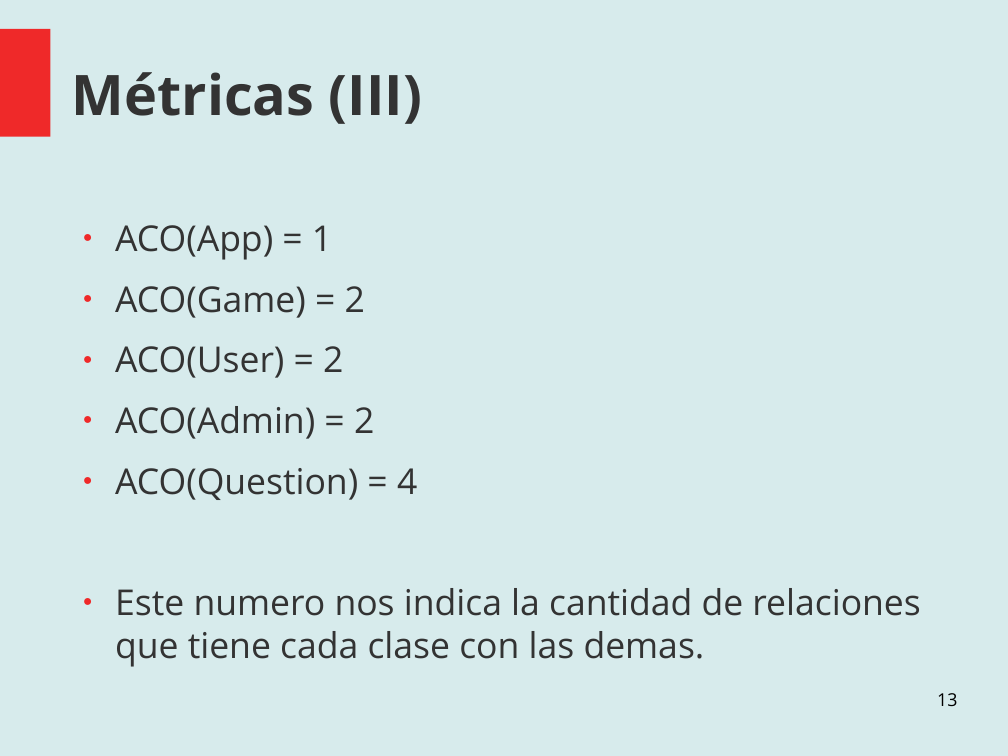
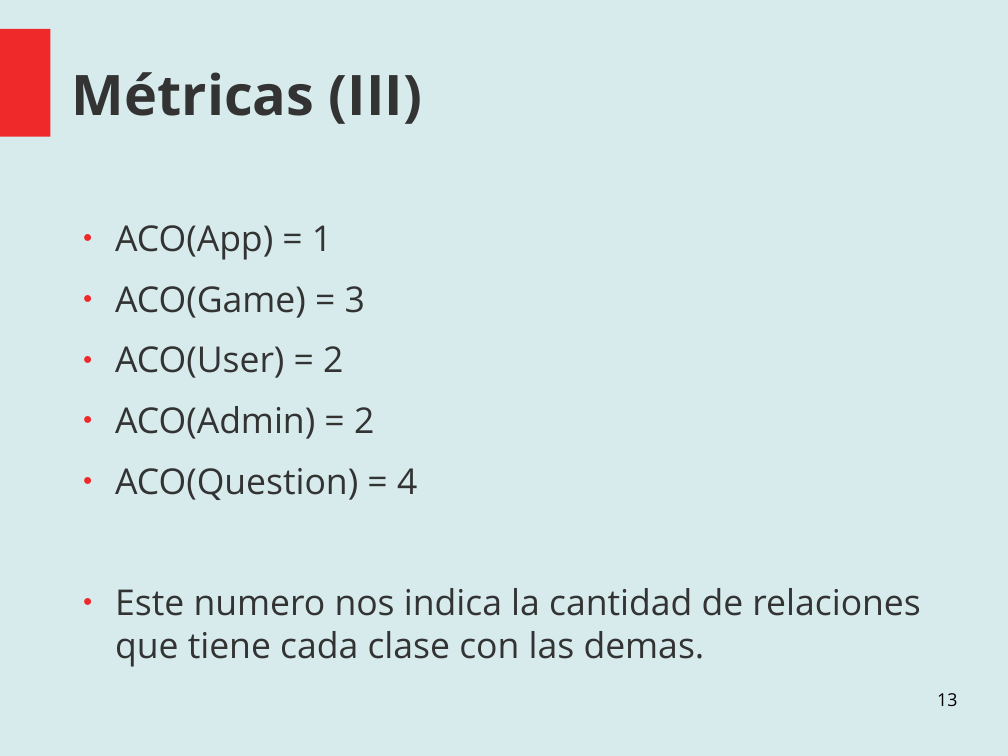
Before and after one commit to santiago-m/ProyectoAnalisisYDise-o, a slide deck: slide 13 of Documentation/Muestra de Avances.odp. Drawn at 1008x756 pixels with LibreOffice and Linux fonts; fonts in the diff are those of the drawing. Boxes give left, top, right and bottom in pixels: in the first picture for what was removed or moved away, otherwise in the second. Text is boxed around its words. In the diff, an @@ line names an element or a change of style, - is before the commit and + after.

Commit message:
sd

```diff
--- a/Documentation/Muestra de Avances.odp
+++ b/Documentation/Muestra de Avances.odp
@@ text at box(115, 286, 365, 318): text changed @@
-● ACO(Game) = 2
+● ACO(Game) = 3
```
